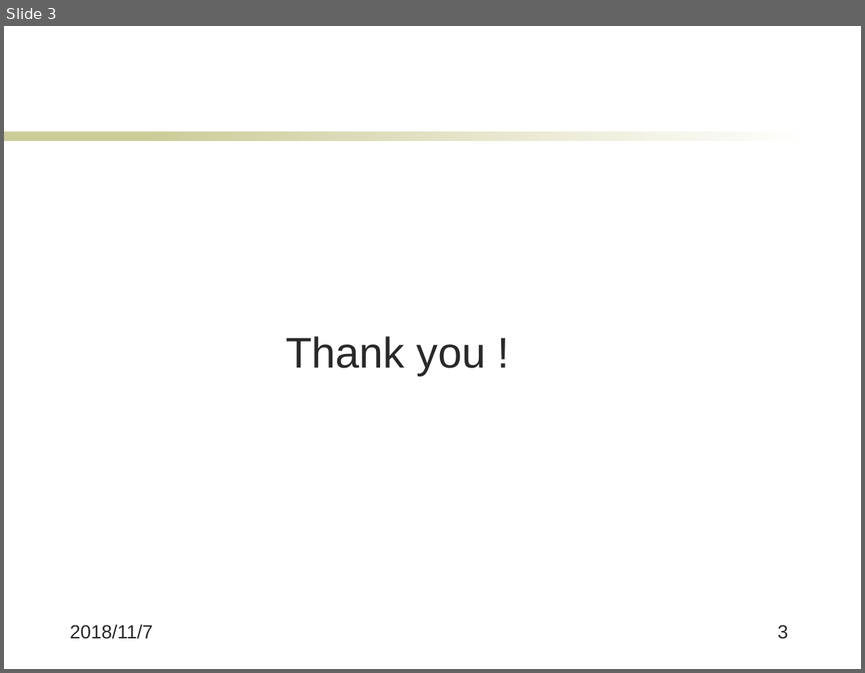
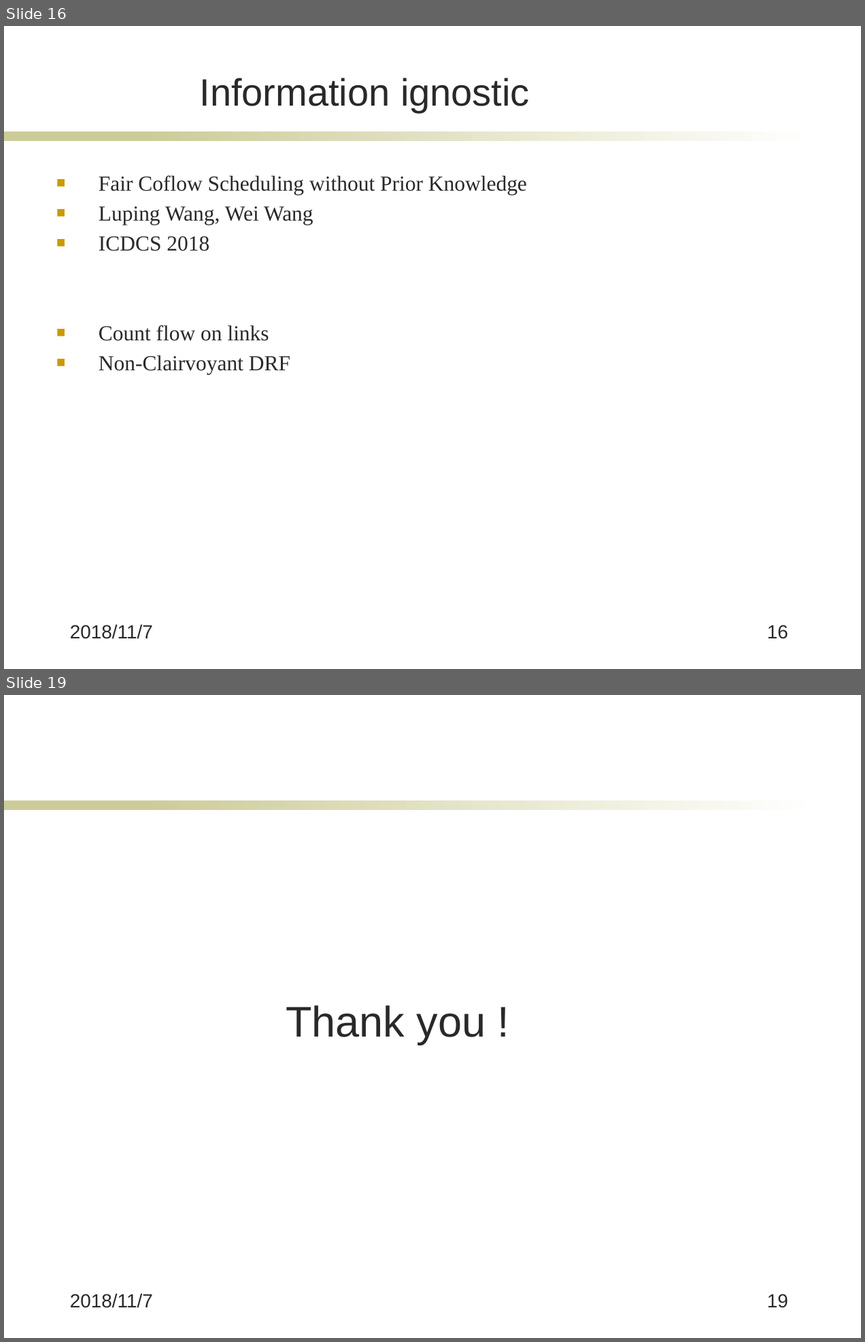
Before and after one commit to jkfhklh/papers-reading, a slide deck: 报告/coflow survey.pptx. Shown one above the other, each under a label of ours: slide 3 before the commit, slides 16 and 19 after it; the slides between them are not shown. The pictures are 865x673 and 865x1342 pixels, drawn with LibreOffice and Linux fonts; fonts in the diff are those of the drawing; background and template pictures are left out. Boxes give left, top, right and bottom in pixels: in the first picture for what was removed or moved away, otherwise in the second. Text is boxed around its words. In the diff, an @@ line names an element or a change of style, - is before the commit and + after.

```diff
--- a/报告/coflow survey.pptx
+++ b/报告/coflow survey.pptx
@@ slide 16 added at <box>4,26,861,669</box>, background #FFFFFF; not listed: 2 template elements that a slide beside it also shows @@
@@ title added at <box>200,78,530,113</box>, 32 pt, text #292929 @@
+Information ignostic
@@ text added at <box>99,176,527,375</box>, 18 pt, text #292929 @@
+■ Fair Coflow Scheduling without Prior Knowledge
+■ Luping Wang, Wei Wang
+■ ICDCS 2018
+■ Count flow on links
+■ Non-Clairvoyant DRF
@@ text added at <box>70,624,153,639</box>, 16 pt, text #292929 @@
+2018/11/7
@@ page number added at <box>767,624,788,639</box>, 16 pt, text #292929 @@
+16
@@ what was slide 3 is now slide 19 @@
@@ page number at <box>767,1293,788,1308</box>: text changed @@
-3
+19
```
Also in this commit, not shown: 1 slide changed, 15 other slides added, 2 other files.
